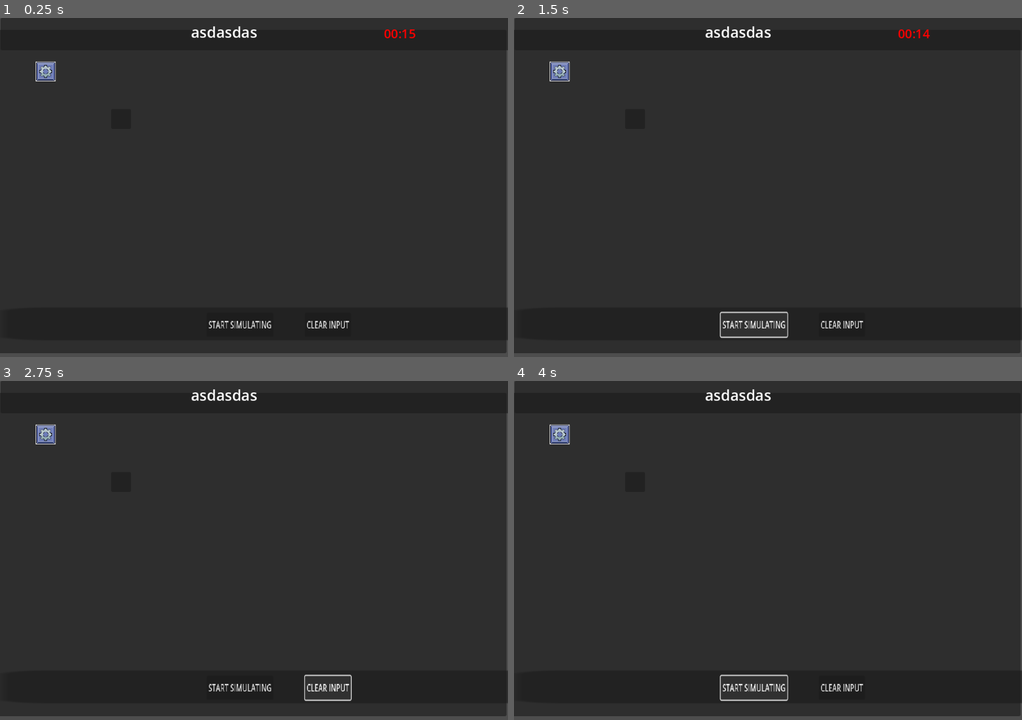
Above: before the commit, frames 1-4 (two rows, left to right).
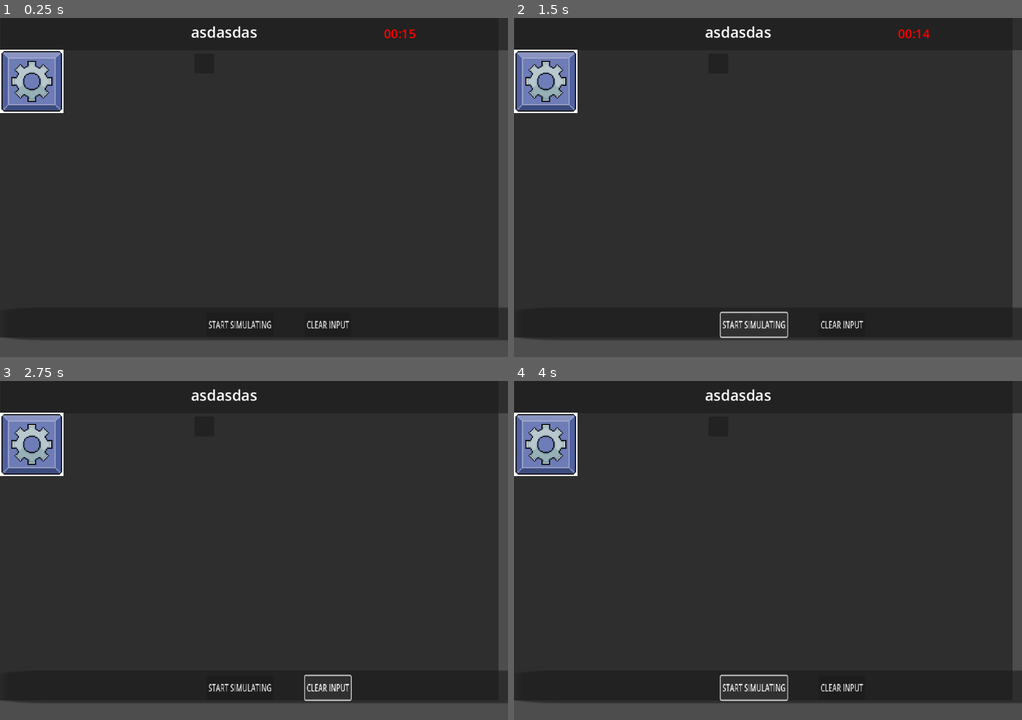
Above: after the commit, the same moments.

Repository: kurtseles090805/SD-PROJECT-GODOT
Game: Godot game, scene res://scenes/UPDATED SCENE GAME.tscn
Same seed, same stepped clock (60 frames per second), same inputs: the game is played once before the commit and once after it. This scene is started directly instead of the project's main scene.
Inputs:
- Up to frame 1 (0.25 s): no input
- Up to frame 2 (1.5 s): click "START SIMULATING" at 0.5 s; click "START SIMULATING" at 1.25 s
- Up to frame 3 (2.75 s): click "CLEAR INPUT" at 2 s
- Up to frame 4 (4 s): click "CLEAR INPUT" at 2.75 s; click "START SIMULATING" at 3.5 s

The runs differ from the first frame. In frame 1, 7.2% of the frame differs, in the area x 0-100%, y 0-99%; in frame 2, 7.2%; in frame 3, 7.2%; in frame 4, 7.2%.

Commit message:
new changes

Diff:
--- a/scenes/AboutUsScene.tscn
+++ b/scenes/AboutUsScene.tscn
@@ -18,3 +18,10 @@
 offset_right = 1153.0
 offset_bottom = 650.0
 theme_override_styles/panel = SubResource("StyleBoxTexture_24mc0")
+
+[node name="TextureButton" type="TextureButton" parent="."]
+layout_mode = 0
+offset_left = 1058.0
+offset_top = 572.0
+offset_right = 1098.0
+offset_bottom = 612.0
--- a/scenes/UPDATED SCENE GAME.tscn
+++ b/scenes/UPDATED SCENE GAME.tscn
@@ -28,10 +28,10 @@
 
 [node name="PANEL SCREEN" type="Panel" parent="."]
 layout_mode = 0
-offset_left = -129.0
-offset_top = 24.0
-offset_right = 1020.0
-offset_bottom = 677.0
+offset_left = -145.0
+offset_top = -8.0
+offset_right = 1004.0
+offset_bottom = 645.0
 
 [node name="TOP BOX" type="Panel" parent="."]
 layout_mode = 0
@@ -108,14 +108,14 @@
 [node name="Node2D" type="Node2D" parent="."]
 
 [node name="TextureRect" parent="Node2D" instance=ExtResource("2_d44vy")]
-offset_left = 71.0
-offset_top = 88.0
-offset_right = 111.0
-offset_bottom = 128.0
+offset_left = -1.0
+offset_top = 64.0
+offset_right = 127.0
+offset_bottom = 192.0
 texture = ExtResource("3_1scrj")
 
 [node name="TextureRect2" parent="Node2D" instance=ExtResource("2_d44vy")]
-offset_left = 223.0
-offset_top = 184.0
-offset_right = 263.0
-offset_bottom = 224.0
+offset_left = 391.0
+offset_top = 72.0
+offset_right = 431.0
+offset_bottom = 112.0
